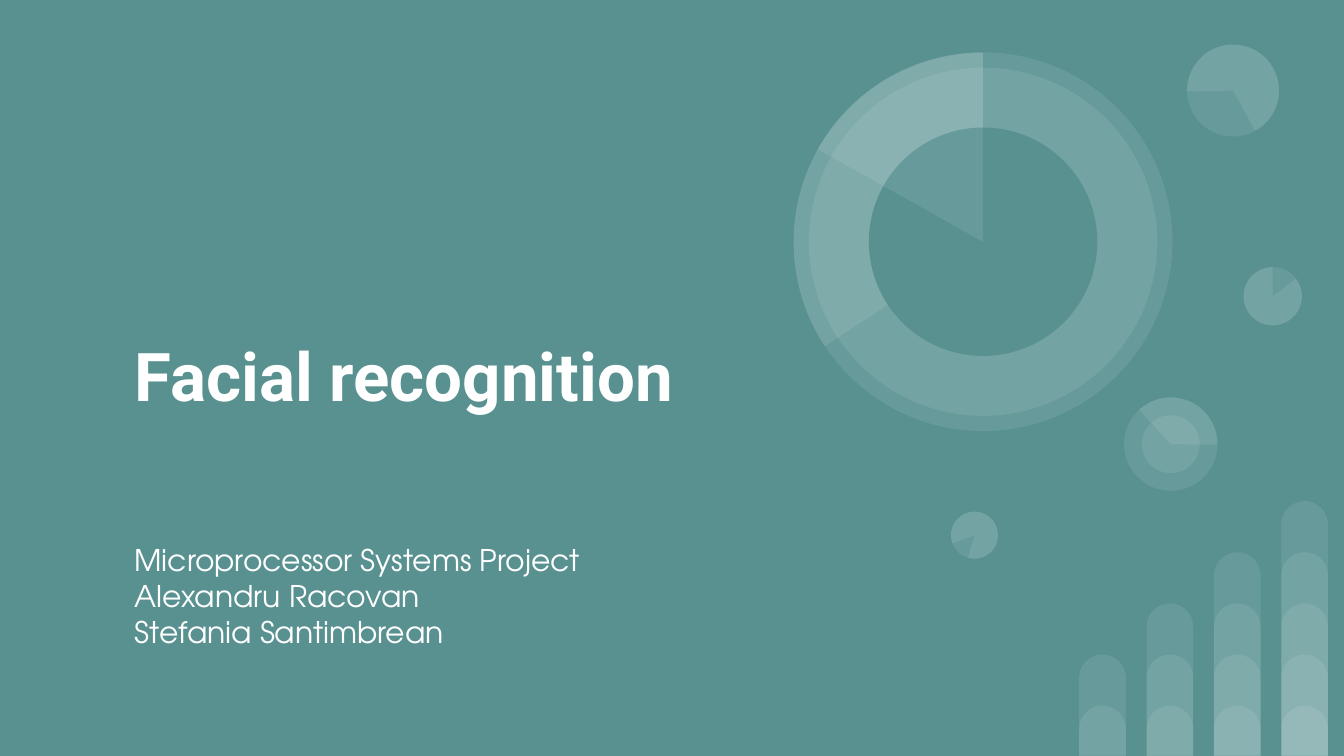
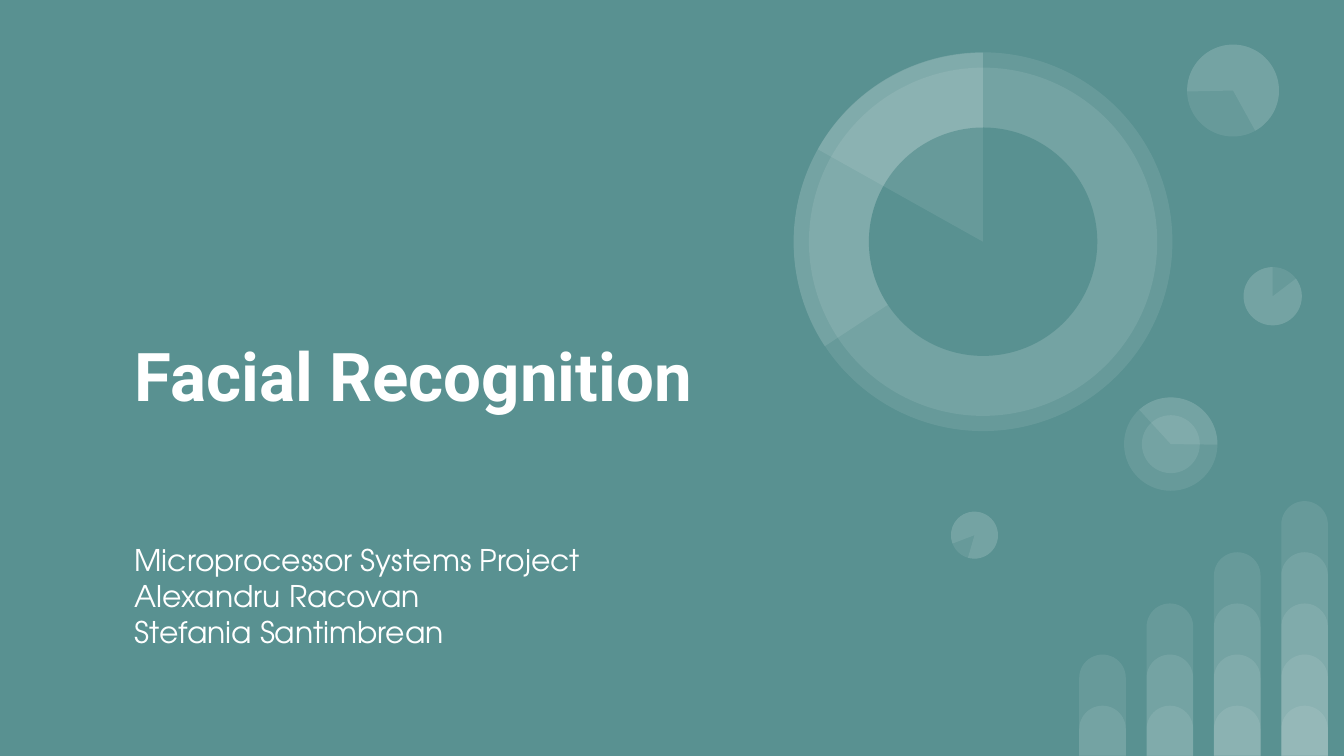
Before and after one commit to aracovan/MSproject, a slide deck: slide 1 of MS PPT Facial recognition.pptx. Drawn at 1344x756 pixels with LibreOffice and Linux fonts; fonts in the diff are those of the drawing. Boxes give left, top, right and bottom in pixels: in the first picture for what was removed or moved away, otherwise in the second. Text is boxed around its words. In the diff, an @@ line names an element or a change of style, - is before the commit and + after.

```diff
--- a/MS PPT Facial recognition.pptx
+++ b/MS PPT Facial recognition.pptx
@@ title at <box>135,350,692,415</box>: text changed @@
-Facial recognition
+Facial Recognition
```
Also in this commit, not shown: 1 other slide changed, 8 slides added.
